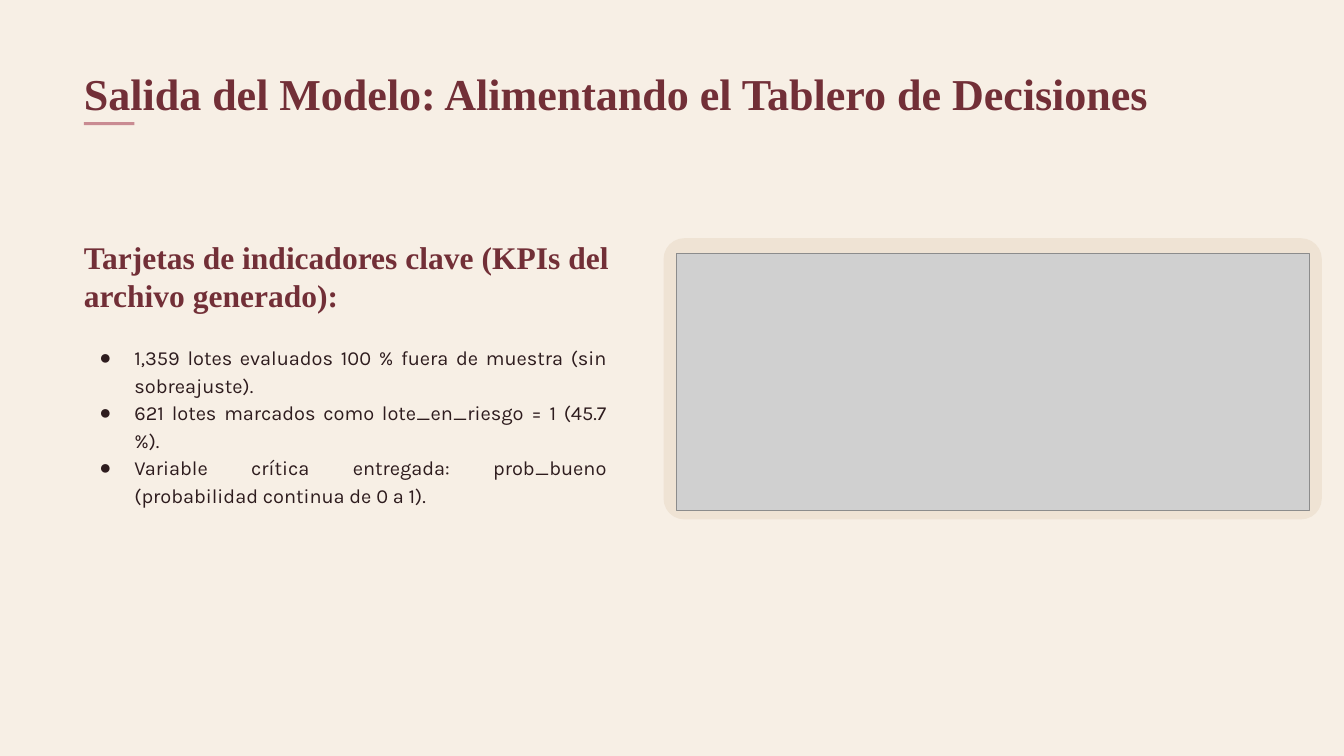
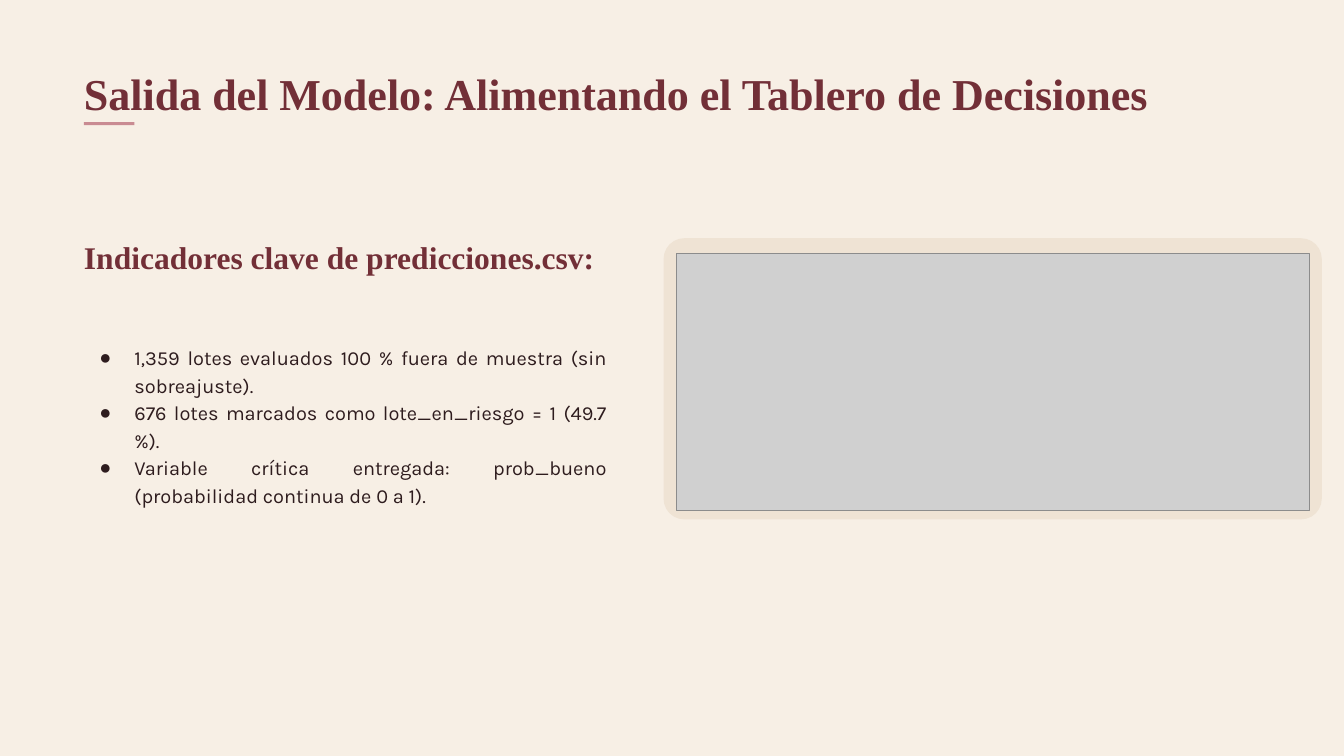
Before and after one commit to XimenaBecOliv07/Naive-Bayes, a slide deck: slide 21 of docs/presentacion/Proyecto_Naive_Bayes.pptx. Drawn at 1344x756 pixels with LibreOffice and Linux fonts; fonts in the diff are those of the drawing; grey boxes stand for pictures. Boxes give left, top, right and bottom in pixels: in the first picture for what was removed or moved away, otherwise in the second. Text is boxed around its words. In the diff, an @@ line names an element or a change of style, - is before the commit and + after.

Commit message:
docs(fase5): corregir textos de plantilla, cifra de lotes en riesgo y alineacion del guion

```diff
--- a/docs/presentacion/Proyecto_Naive_Bayes.pptx
+++ b/docs/presentacion/Proyecto_Naive_Bayes.pptx
@@ text at (84, 247, 594, 276): text changed @@
-Tarjetas de indicadores clave (KPIs del archivo generado):
+Indicadores clave de predicciones.csv:
@@ text at (134, 406, 607, 425): text changed @@
-● 621 lotes marcados como lote_en_riesgo = 1 (45.7 %).
+● 676 lotes marcados como lote_en_riesgo = 1 (49.7 %).
```
Also in this commit, not shown: 9 other slides changed, 1 other file.
